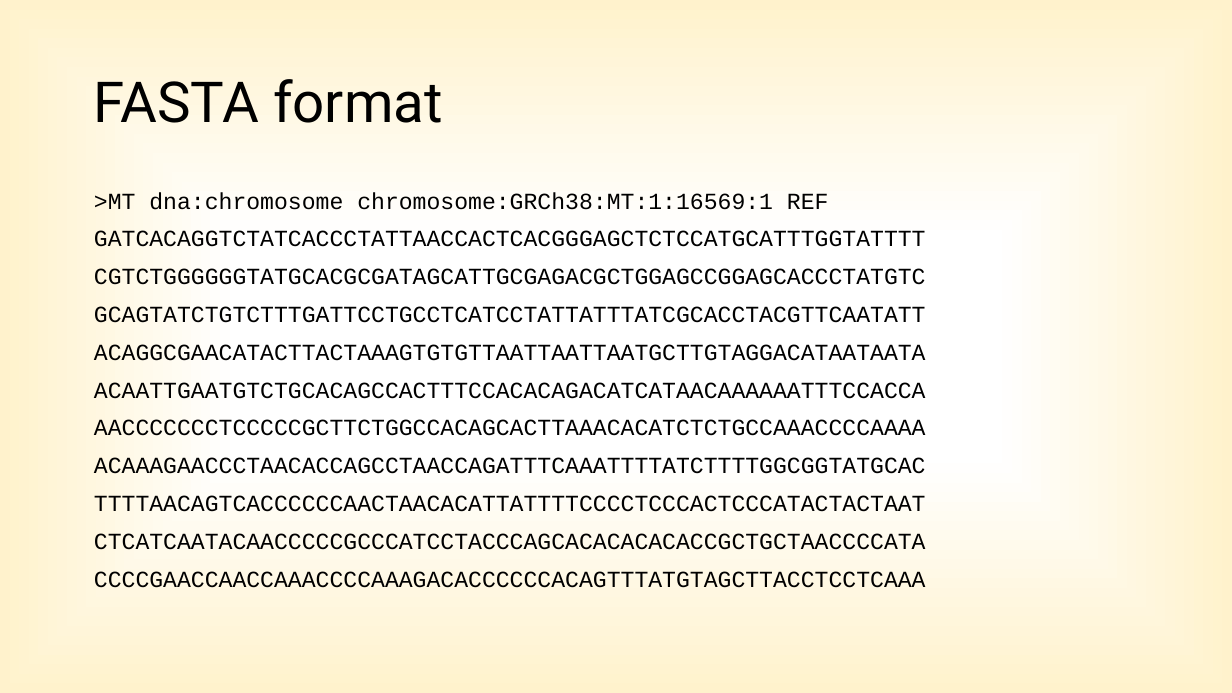
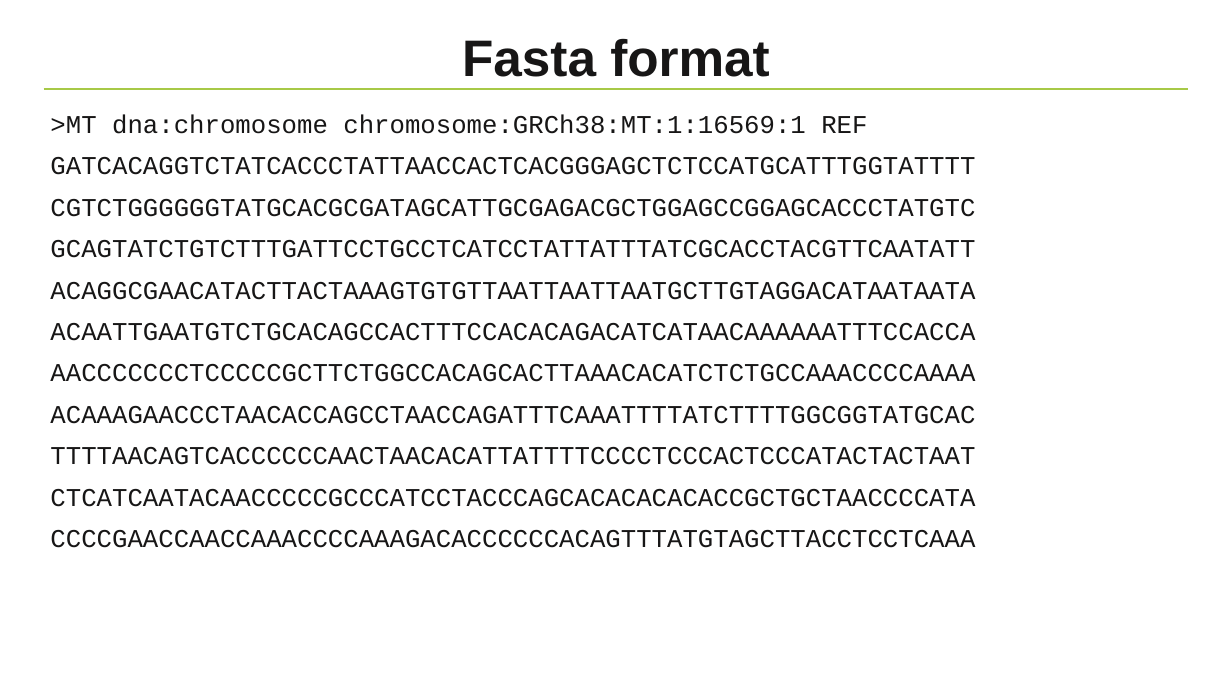
Before and after one commit to NBISweden/workshop-python, a slide deck: slide 8 of lectures/Project.pptx. Drawn at 1232x693 pixels with LibreOffice and Linux fonts; fonts in the diff are those of the drawing; background and template pictures are left out. Boxes give left, top, right and bottom in pixels: in the first picture for what was removed or moved away, otherwise in the second. Text is boxed around its words. In the diff, an @@ line names an element or a change of style, - is before the commit and + after.

```diff
--- a/lectures/Project.pptx
+++ b/lectures/Project.pptx
@@ background gradient #FFFFFF to #FFF2CC to #FFECB2 to #FFFFFF @@
@@ title at [462,39,770,77]: text changed; size 44 to 40 pt; font Roboto to Arial; text colour #000000 to #171616; bold on @@
-FASTA format
+Fasta format
@@ line added from (43, 89) to (1189, 89), #A7C947 1 pt @@
@@ text ">MT dna:chromosome chromosome:GRCh38:MT:1:16569:1 REF": place and size @@
-text ">MT dna:chromosome chromosome:GRCh38:MT:1:16569:1 REF" at [94,192,926,588]
+text ">MT dna:chromosome chromosome:GRCh38:MT:1:16569:1 REF" at [50,114,975,548]
@@ text ">MT dna:chromosome chromosome:GRCh38:MT:1:16569:1 REF" at [50,114,975,548]: size 18 to 20 pt, text colour #000000 to #171616 @@
```
Also in this commit, not shown: 8 other slides changed, 4 slides added, 6 slides removed.
